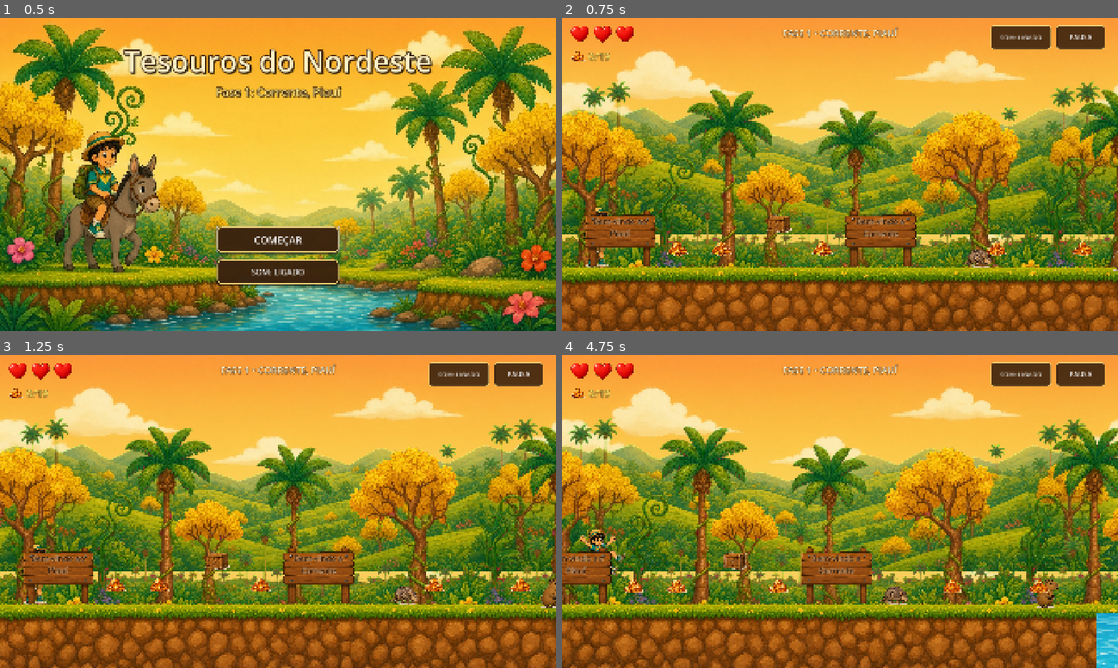
Above: before the commit, frames 1-4 (two rows, left to right).
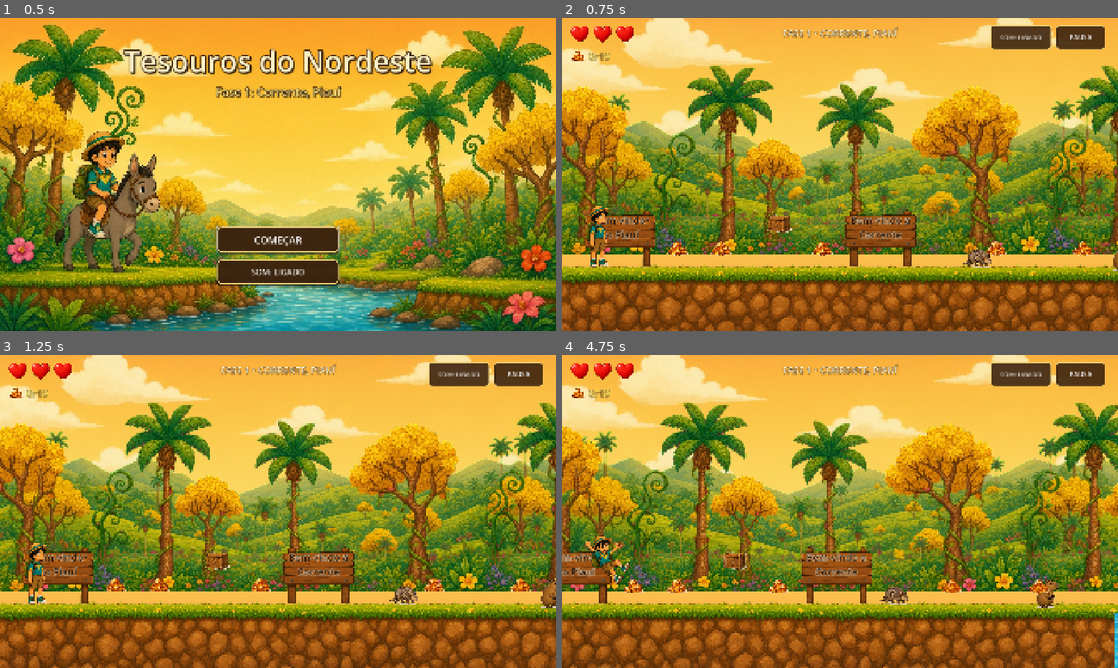
Above: after the commit, the same moments.

Repository: cristianodias920/tesouros-do-nordeste
Game: Godot game, scene res://scenes/MainMenu.tscn
Two runs of this game, one before a commit and one after it. Both use one fixed random seed, a clock stepped at 60 frames per second and the inputs below.
Inputs (mouse positions are in pixels of both pictures, inside the frame that each line leads up to):
- Up to frame 1 (0.5 s): no input
- Up to frame 2 (0.75 s): click "COMEÇAR" at 0.5 s
- Up to frame 3 (1.25 s): no input
- Up to frame 4 (4.75 s): tap Enter at 1.25 s; move the mouse to (962, 495) at 1.27 s; hold Right (move_right) 1.28-2 s; tap X (action) at 1.35, 4.55 s; click (962, 495) at 1.42 s; tap Space (jump) at 1.52, 1.55, 1.82, 4.35, 4.52 s; click "SOM: LIGADO" at 2 s; click "PAUSA" at 2.75 s; click "Continuar" at 3.5 s; move the mouse to (728, 527) at 4.27 s; hold Right (move_right) from 4.28 s (still down)

Frame 1 is identical in both runs. In frame 2, 52% of the frame differs, in the area x 0-100%, y 0-80%; in frame 3, 52%; in frame 4, 53%, in the area x 0-100%, y 0-100%.

Commit message:
fix: animacao zeca-v2, parallax2D sem emendas, caixote dinamico, placas legíveis e otimizacao Web

Diff:
--- a/project.godot
+++ b/project.godot
@@ -63,6 +63,10 @@
 ]
 }
 
+[rendering]
+
+environment/defaults/default_clear_color=Color(0.964706, 0.690196, 0.290196, 1)
+
 [layer_names]
 
 2d_physics/layer_1="World"
--- a/scenes/Fase1_Corrente.tscn
+++ b/scenes/Fase1_Corrente.tscn
@@ -25,33 +25,38 @@
 
 [node name="Fase1_Corrente" type="Node2D"]
 
-[node name="ParallaxBackground" type="ParallaxBackground" parent="."]
-
-[node name="LayerCeu" type="ParallaxLayer" parent="ParallaxBackground"]
-motion_scale = Vector2(0.1, 0)
-motion_mirroring = Vector2(1920, 0)
-
-[node name="Sprite2D" type="Sprite2D" parent="ParallaxBackground/LayerCeu"]
-scale = Vector2(0.75, 0.75)
+[node name="ParallaxCeu" type="Parallax2D" parent="."]
+z_index = -30
+scroll_scale = Vector2(0.1, 0.05)
+repeat_size = Vector2(2176, 0)
+repeat_times = 4
+
+[node name="Sprite2D" type="Sprite2D" parent="ParallaxCeu"]
+position = Vector2(0, -150)
+scale = Vector2(0.85, 0.85)
 texture = ExtResource("19_ceu")
 centered = false
 
-[node name="LayerMorros" type="ParallaxLayer" parent="ParallaxBackground"]
-motion_scale = Vector2(0.3, 0.02)
-motion_mirroring = Vector2(1620, 0)
-
-[node name="Sprite2D" type="Sprite2D" parent="ParallaxBackground/LayerMorros"]
-position = Vector2(0, 200)
+[node name="ParallaxMorros" type="Parallax2D" parent="."]
+z_index = -20
+scroll_scale = Vector2(0.3, 0.08)
+repeat_size = Vector2(1620, 0)
+repeat_times = 4
+
+[node name="Sprite2D" type="Sprite2D" parent="ParallaxMorros"]
+position = Vector2(0, 240)
 scale = Vector2(0.75, 0.75)
 texture = ExtResource("20_morros")
 centered = false
 
-[node name="LayerMata" type="ParallaxLayer" parent="ParallaxBackground"]
-motion_scale = Vector2(0.6, 0.04)
-motion_mirroring = Vector2(1353.6, 0)
-
-[node name="Sprite2D" type="Sprite2D" parent="ParallaxBackground/LayerMata"]
-position = Vector2(0, 230)
+[node name="ParallaxMata" type="Parallax2D" parent="."]
+z_index = -10
+scroll_scale = Vector2(0.6, 0.12)
+repeat_size = Vector2(1353.6, 0)
+repeat_times = 4
+
+[node name="Sprite2D" type="Sprite2D" parent="ParallaxMata"]
+position = Vector2(0, 140)
 scale = Vector2(0.72, 0.72)
 texture = ExtResource("21_mata")
 centered = false
@@ -63,6 +68,9 @@
 
 [node name="Terreno" type="Node2D" parent="."]
 
+[node name="Chao0" parent="Terreno" instance=ExtResource("3_chao")]
+position = Vector2(-1080, 780)
+
 [node name="Chao1" parent="Terreno" instance=ExtResource("3_chao")]
 position = Vector2(0, 780)
 
@@ -87,6 +95,9 @@
 [node name="Chao8" parent="Terreno" instance=ExtResource("3_chao")]
 position = Vector2(9140, 780)
 
+[node name="Chao9" parent="Terreno" instance=ExtResource("3_chao")]
+position = Vector2(10220, 780)
+
 [node name="Pedra1" parent="Terreno" instance=ExtResource("5_pedra")]
 position = Vector2(2350, 830)
 
@@ -108,22 +119,17 @@
 [node name="RioVisual" type="Node2D" parent="."]
 
 [node name="Agua1" type="Sprite2D" parent="RioVisual"]
-position = Vector2(2000, 808)
+position = Vector2(2060, 808)
 texture = ExtResource("22_agua")
 centered = false
 
 [node name="Agua2" type="Sprite2D" parent="RioVisual"]
-position = Vector2(4800, 808)
+position = Vector2(4900, 808)
 texture = ExtResource("22_agua")
 centered = false
 
 [node name="Agua3" type="Sprite2D" parent="RioVisual"]
-position = Vector2(5800, 808)
-texture = ExtResource("22_agua")
-centered = false
-
-[node name="Agua4" type="Sprite2D" parent="RioVisual"]
-position = Vector2(7800, 808)
+position = Vector2(5300, 808)
 texture = ExtResource("22_agua")
 centered = false
 
@@ -155,12 +161,15 @@
 content_type = "ferradura"
 
 [node name="Faisca" parent="." instance=ExtResource("9_faisca")]
+z_index = 5
 position = Vector2(4650, 780)
 
 [node name="Checkpoint" parent="." instance=ExtResource("10_ckp")]
+z_index = 5
 position = Vector2(4800, 780)
 
 [node name="Espinhos" type="Node2D" parent="."]
+z_index = 5
 
 [node name="Espinho1" parent="Espinhos" instance=ExtResource("13_esp")]
 position = Vector2(6150, 780)
@@ -169,6 +178,7 @@
 position = Vector2(6280, 780)
 
 [node name="Inimigos" type="Node2D" parent="."]
+z_index = 5
 
 [node name="InimigoTatu1" parent="Inimigos" instance=ExtResource("14_tatu")]
 position = Vector2(1450, 780)
@@ -189,6 +199,7 @@
 position = Vector2(8850, 780)
 
 [node name="Gemas" type="Node2D" parent="."]
+z_index = 5
 
 [node name="Gema1" parent="Gemas" instance=ExtResource("7_gema")]
 position = Vector2(400, 710)
--- a/scenes/PlacaInfo.tscn
+++ b/scenes/PlacaInfo.tscn
@@ -4,9 +4,9 @@
 [ext_resource type="Texture2D" path="res://sprites/scenery_v2/placa.png" id="2_texture"]
 
 [sub_resource type="LabelSettings" id="LabelSettings_board"]
-font_size = 28
-font_color = Color(0.2, 0.1, 0.04, 1)
-outline_size = 4
+font_size = 34
+font_color = Color(0.18, 0.09, 0.03, 1)
+outline_size = 6
 outline_color = Color(0.98, 0.94, 0.82, 1)
 
 [node name="PlacaInfo" type="Node2D"]
--- a/scenes/Player.tscn
+++ b/scenes/Player.tscn
@@ -10,13 +10,14 @@
 size = Vector2(100, 100)
 
 [node name="Player" type="CharacterBody2D" groups=["player"]]
+z_index = 10
 collision_layer = 2
 collision_mask = 21
 floor_snap_length = 16.0
 script = ExtResource("1_script")
 
 [node name="AnimatedSprite2D" type="AnimatedSprite2D" parent="."]
-position = Vector2(0, -103)
+position = Vector2(0, -110)
 scale = Vector2(0.45, 0.45)
 sprite_frames = ExtResource("2_frames")
 animation = &"idle"
--- a/scripts/Caixote.gd
+++ b/scripts/Caixote.gd
@@ -21,9 +21,23 @@
 	is_opened = true
 	AudioManager.play_sfx("crate")
 
-	# Muda visual para caixote aberto
-	if ResourceLoader.exists("res://sprites/items/caixote_aberto.png"):
-		sprite.texture = load("res://sprites/items/caixote_aberto.png")
+	# Mostra a tampa aberta por código
+	if sprite and sprite.texture:
+		var lid = Sprite2D.new()
+		lid.texture = sprite.texture
+		lid.region_enabled = true
+		var w = sprite.texture.get_width()
+		var h = sprite.texture.get_height()
+		var lid_h = h * 0.30
+		lid.region_rect = Rect2(0, 0, w, lid_h)
+		lid.scale = sprite.scale
+		var top_y = -h * sprite.scale.y * 0.5 + (lid_h * sprite.scale.y * 0.5)
+		lid.position = Vector2(0, top_y)
+		add_child(lid)
+
+		var lid_tween = create_tween()
+		lid_tween.parallel().tween_property(lid, "position", lid.position + Vector2(12, -40), 0.25).set_trans(Tween.TRANS_QUAD).set_ease(Tween.EASE_OUT)
+		lid_tween.parallel().tween_property(lid, "rotation_degrees", 25.0, 0.25)
 
 	# Animação de solavanco
 	var tween = create_tween()
--- a/scripts/PlacaInfo.gd
+++ b/scripts/PlacaInfo.gd
@@ -6,4 +6,7 @@
 
 func _ready() -> void:
 	if label:
-		label.text = texto
+		var clean_text = texto.strip_edges()
+		if (clean_text.begins_with("\"") and clean_text.ends_with("\"")) or (clean_text.begins_with("“") and clean_text.ends_with("”")) or (clean_text.begins_with("'") and clean_text.ends_with("'")):
+			clean_text = clean_text.substr(1, clean_text.length() - 2).strip_edges()
+		label.text = clean_text
--- a/scripts/Player.gd
+++ b/scripts/Player.gd
@@ -27,6 +27,7 @@
 var coyote_timer: float = 0.0
 var jump_buffer_timer: float = 0.0
 var invincibility_timer: float = 0.0
+var lock_facing_timer: float = 0.0
 var rapadura_timer: float = 0.0
 var ferradura_timer: float = 0.0
 var facing_direction: float = 1.0
@@ -59,7 +60,7 @@
 	else:
 		# A pé: escala 0.45 (~205 px de altura)
 		animated_sprite.scale = Vector2(0.45, 0.45)
-		animated_sprite.position = Vector2(0, -103)
+		animated_sprite.position = Vector2(0, -110)
 		if collision_shape and collision_shape.shape:
 			collision_shape.shape.size = Vector2(55, 180)
 			collision_shape.position = Vector2(0, -90)
@@ -80,6 +81,8 @@
 		animated_sprite.visible = fmod(invincibility_timer * 12.0, 1.0) > 0.35
 	else:
 		animated_sprite.visible = true
+	if lock_facing_timer > 0:
+		lock_facing_timer -= delta
 
 	# Power-ups
 	if rapadura_timer > 0:
@@ -123,23 +126,25 @@
 	# Movimento horizontal
 	var input_x: float = Input.get_axis("move_left", "move_right")
 
+	var target_speed: float = MOUNTED_SPEED if is_mounted else WALK_SPEED
+	if rapadura_timer > 0:
+		target_speed += RAPADURA_SPEED_BOOST
+
+	var current_accel: float = ACCEL_GROUND if is_on_floor() else ACCEL_AIR
+	var current_decel: float = DECEL_GROUND if is_on_floor() else DECEL_AIR
+
 	if input_x != 0:
-		facing_direction = sign(input_x)
+		velocity.x = move_toward(velocity.x, input_x * target_speed, current_accel * delta)
+	else:
+		velocity.x = move_toward(velocity.x, 0, current_decel * delta)
+
+	# Atualiza direção para onde o personagem está virado (Seção 5)
+	if lock_facing_timer <= 0:
+		if abs(velocity.x) > 10.0:
+			facing_direction = sign(velocity.x)
 		animated_sprite.flip_h = (facing_direction < 0)
 		if is_mounted:
 			kick_area.position.x = -70 * facing_direction
-
-	var target_speed: float = MOUNTED_SPEED if is_mounted else WALK_SPEED
-	if rapadura_timer > 0:
-		target_speed += RAPADURA_SPEED_BOOST
-
-	var current_accel: float = ACCEL_GROUND if is_on_floor() else ACCEL_AIR
-	var current_decel: float = DECEL_GROUND if is_on_floor() else DECEL_AIR
-
-	if input_x != 0:
-		velocity.x = move_toward(velocity.x, input_x * target_speed, current_accel * delta)
-	else:
-		velocity.x = move_toward(velocity.x, 0, current_decel * delta)
 
 	# Câmera com olhar à frente (look-ahead ~180 px)
 	target_cam_offset_x = facing_direction * 180.0 if abs(velocity.x) > 20 else 0.0
@@ -166,6 +171,8 @@
 
 func execute_coice() -> void:
 	is_coice = true
+	lock_facing_timer = 0.25
+	animated_sprite.speed_scale = 1.0
 	animated_sprite.play("coice")
 	AudioManager.play_sfx("kick")
 	kick_collision.disabled = false
@@ -180,23 +187,32 @@
 	if is_coice:
 		return
 
+	var target_anim: String = ""
+	var target_speed_scale: float = 1.0
+
 	if is_mounted:
 		if not is_on_floor():
-			animated_sprite.play("mounted_jump")
+			target_anim = "mounted_jump"
 		elif abs(velocity.x) > 20.0:
-			animated_sprite.play("mounted_walk")
+			target_anim = "mounted_walk"
+			target_speed_scale = clamp(abs(velocity.x) / MOUNTED_SPEED, 0.6, 1.4)
 		else:
-			animated_sprite.play("mounted_idle")
+			target_anim = "mounted_idle"
 	else:
 		if not is_on_floor():
 			if velocity.y < 0:
-				animated_sprite.play("jump")
+				target_anim = "jump"
 			else:
-				animated_sprite.play("fall")
+				target_anim = "fall"
 		elif abs(velocity.x) > 20.0:
-			animated_sprite.play("walk")
+			target_anim = "walk"
+			target_speed_scale = clamp(abs(velocity.x) / WALK_SPEED, 0.6, 1.4)
 		else:
-			animated_sprite.play("idle")
+			target_anim = "idle"
+
+	animated_sprite.speed_scale = target_speed_scale
+	if animated_sprite.animation != target_anim:
+		animated_sprite.play(target_anim)
 
 func mount_faisca() -> void:
 	is_mounted = true
@@ -211,6 +227,8 @@
 	var knock_dir = sign(global_position.x - from_pos.x)
 	if knock_dir == 0:
 		knock_dir = -facing_direction
+
+	lock_facing_timer = 0.25
 
 	if is_mounted:
 		# Faísca foge assustado, Zeca continua a pé sem perder coração
--- a/sprites/player_frames.tres
+++ b/sprites/player_frames.tres
@@ -40,7 +40,7 @@
 }],
 "loop": true,
 "name": &"walk",
-"speed": 8.0
+"speed": 12.0
 }, {
 "frames": [{
 "duration": 1.0,
Not shown, added: artes/.gdignore
Not shown, changed: audio/bgm_forro.ogg.import
Not shown, added: cenario-v2/.gdignore
Not shown, added: docs/.gdignore
Not shown, removed: docs/favicon.png.import
Not shown, changed: export_presets.cfg
Binary file removed: sprites/items/caixote_aberto.png
Not shown, removed: sprites/items/caixote_aberto.png.import
Binary file changed: sprites/player/zeca_fall.png
Binary file changed: sprites/player/zeca_idle.png
Binary file changed: sprites/player/zeca_jump.png
Binary file changed: sprites/player/zeca_walk_1.png
(and 27 more such lines)
